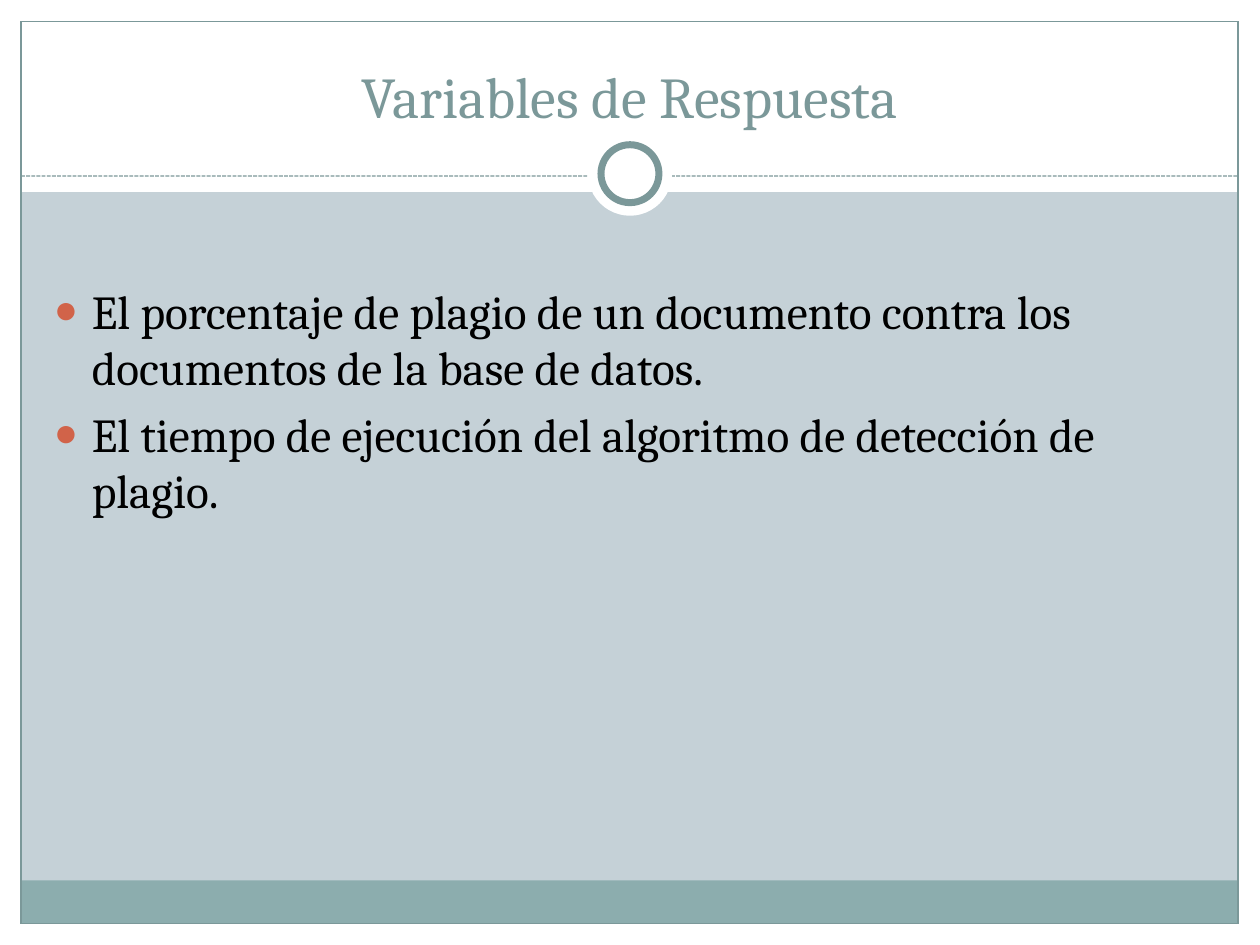
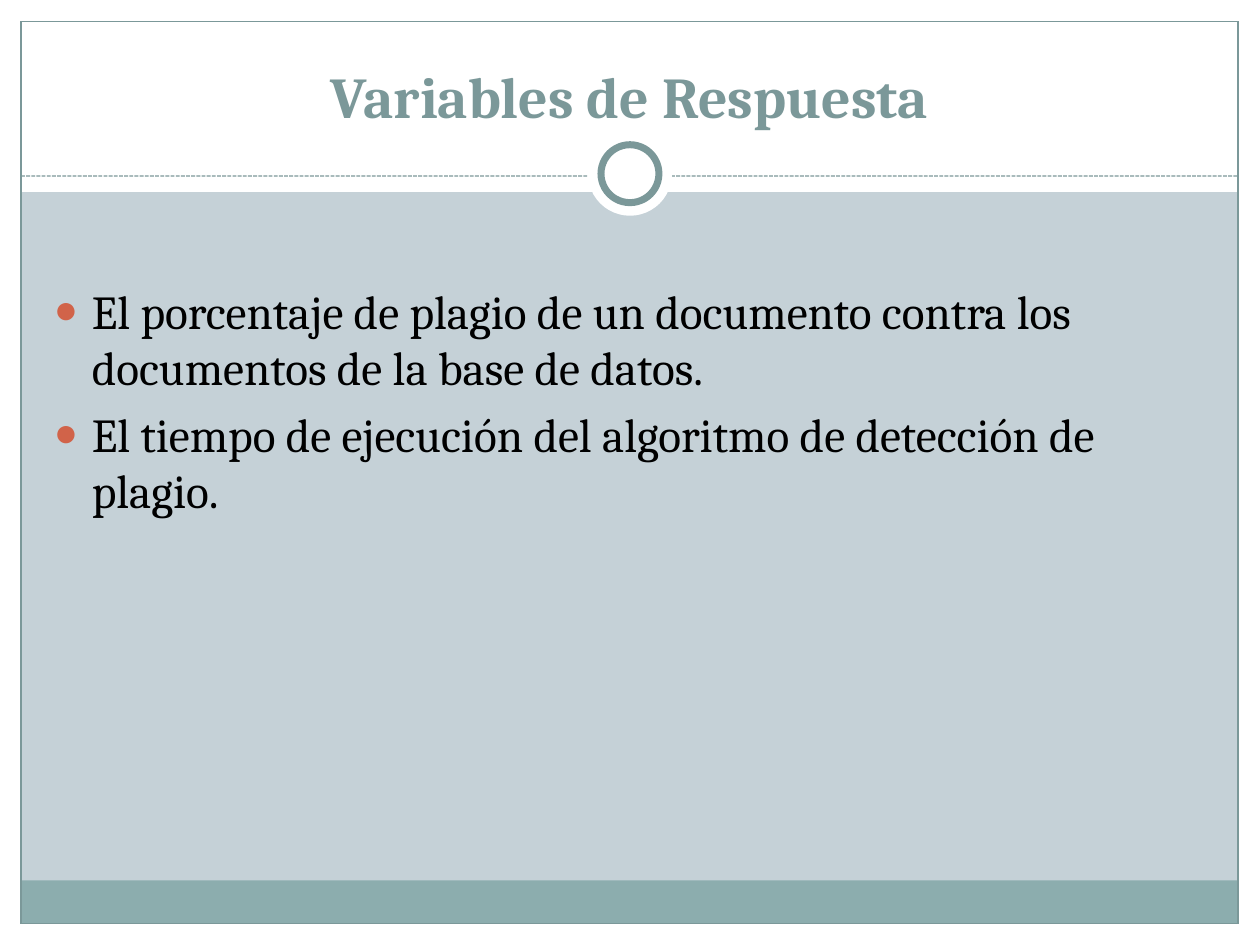
Before and after one commit to diegohttp/plagiarius, a slide deck: slide 8 of Lab6/Diapos HIPOTESIS.pptx. Drawn at 1260x945 pixels with LibreOffice and Linux fonts; fonts in the diff are those of the drawing. Boxes give left, top, right and bottom in pixels: in the first picture for what was removed or moved away, otherwise in the second. Text is boxed around its words. In the diff, an @@ line names an element or a change of style, - is before the commit and + after.

```diff
--- a/Lab6/Diapos HIPOTESIS.pptx
+++ b/Lab6/Diapos HIPOTESIS.pptx
@@ title "Variables de Respuesta" at (331, 78, 928, 130): bold on @@
```
Also in this commit, not shown: 3 other slides changed, 7 slides added.
